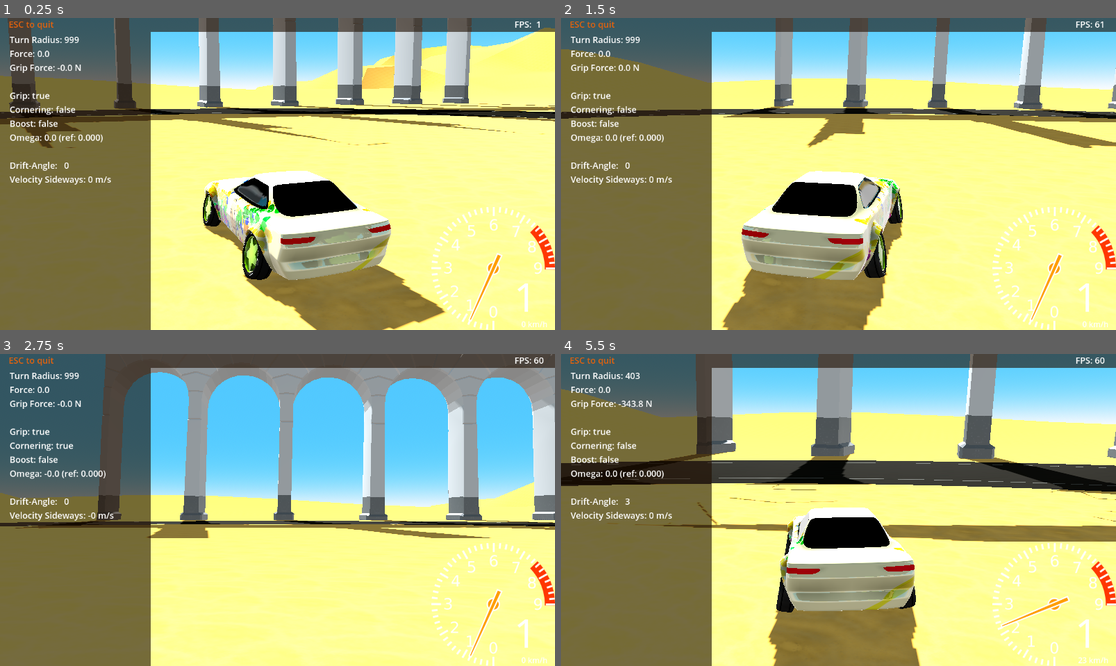
Above: before the commit, frames 1-4 (two rows, left to right).
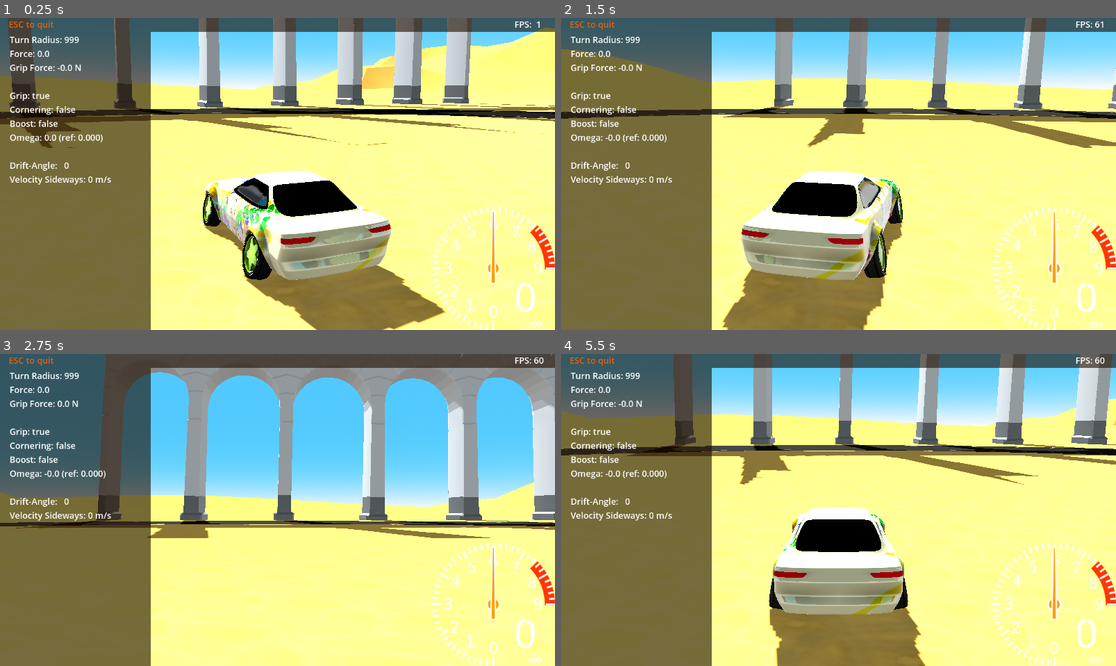
Above: after the commit, the same moments.

Repository: tomaga-dev/DriftCarG4
Game: Godot game, scene res://Scenes/Start.tscn
Same seed, same stepped clock (60 frames per second), same inputs: the game is played once before the commit and once after it.
Inputs:
- Up to frame 1 (0.25 s): no input
- Up to frame 2 (1.5 s): hold Right (controller_right) 0.53-1.28 s; tap C (controller_camera) at 0.6 s; hold Down (controller_brake) from 1.28 s (still down); tap Space (controller_camera_rotate) at 1.35 s
- Up to frame 3 (2.75 s): release Down (controller_brake) at 2.03 s; hold Right (controller_right) from 2.03 s (still down); tap C (controller_camera) at 2.1 s
- Up to frame 4 (5.5 s): release Right (controller_right) at 2.78 s; hold Up (controller_accelerate) 2.78-3.53 s; tap Space (controller_camera_rotate) at 2.85, 4.35 s; hold Left (controller_left) 3.53-5.03 s; tap C (controller_camera) at 3.6, 5.1 s; hold Down (controller_brake) from 5.03 s (still down)

The runs differ from the first frame. In frame 1, 0.6% of the frame differs, in the area x 84-99%, y 61-100%; in frame 2, 0.8%; in frame 3, 0.7%; in frame 4, 31%, in the area x 0-100%, y 0-100%.

Commit message:
Controller input comes from the player
If the car is controlled by the player, the player is the driver.

Diff:
--- a/Drift Car/Scenes/VehicleController/VehicleController.gd
+++ b/Drift Car/Scenes/VehicleController/VehicleController.gd
@@ -2,7 +2,7 @@
 
 class_name VehicleController
 
-signal query_driver(vehicle: VehicleController, rev_normalized: float)
+signal query_driver(vehicle: VehicleController)
 
 @export var max_force: float = 20000
 @export var boost_factor: float = 1.5
@@ -27,8 +27,8 @@
 @onready var omega_controller: Node = get_node("OmegaController")
 @onready var anti_roll_controller: Node = get_node("AntiRollController")
 @onready var gearbox: Node = get_node("GearBox")
+@onready var driver: Node = get_node("Driver")
 @onready var motor: Node = get_node("Motor")
-@onready var driver: Node = get_node("Driver")
 @onready var fl: WheelController = get_node("FL")
 @onready var fr: WheelController = get_node("FR")
 @onready var rl: WheelController = get_node("RL")
@@ -37,6 +37,7 @@
 
 var vehicle_state = VehicleState.new()
 var wheel_state = WheelState.new()
+var controlled_by_player: bool = false
 var brake_value: float = 20000
 var on_ground: bool = false
 var has_grip: bool = false
@@ -83,7 +84,8 @@
 	rev_normalized = motor.update_state(self)
 	rev = rev_normalized * rev_multiplier
 	sound_emitter.update_motor_sound(self)
-	emit_signal("query_driver", self, rev_normalized)
+	if controlled_by_player:
+		emit_signal("query_driver", self)
 	tail_lights_controller.show_brake_light(false)
 	if !on_ground:
 		has_grip = false
